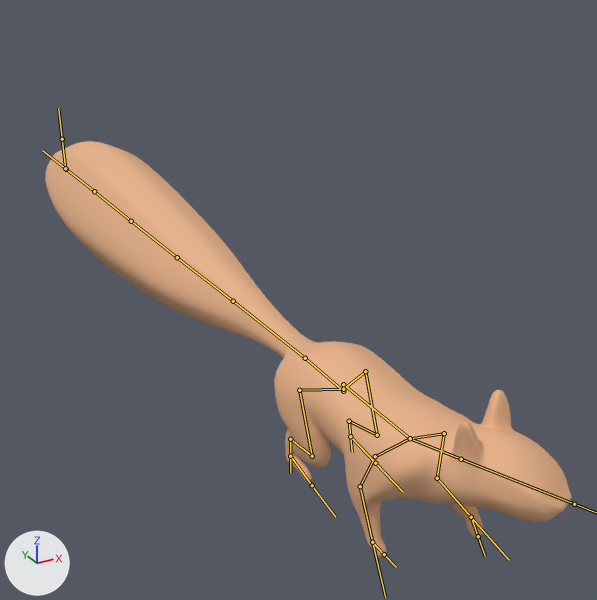
An edit to the FBX model Assets/Models/Squirrel.fbx, drawn before and after from the same camera.
Both versions are drawn from a camera (50 mm lens) standing at (-0.73, -1.15, 0.81) and looking at (0.22, 0.57, -0.04). Arrows for +X, +Y and +Z are at lower left; the lights stay in place. Both versions are drawn at frame 10 of the action 'Armature|Look'; the numbers are the values there. The bones that bend it are drawn over the model as lines.

The first picture shows 'Squirrel'.
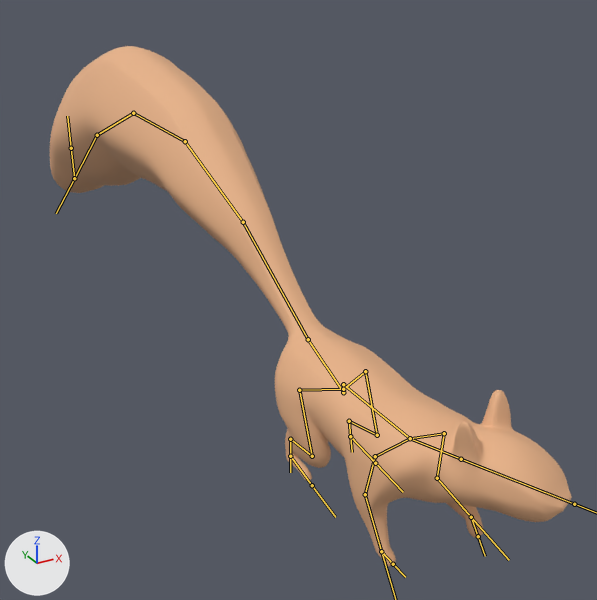
Where the change shows, as pixel boxes (x1, y1, x2, y2) in the pictures (597 x 600 px):
'Squirrel', posed (25% taller)
    before: (45, 141, 572, 557)
    after: (50, 46, 572, 566)
bone 'Arm_R_1', root to tip
    before: (375, 456) to (360, 486)
    after: (375, 456) to (365, 494)
bone 'Body 2', root to tip
    before: (343, 391) to (305, 358)
    after: (343, 392) to (308, 339)
bone 'Tail_1', root to tip
    before: (305, 358) to (233, 301)
    after: (308, 339) to (243, 222)
bone 'Tail_2', root to tip
    before: (233, 301) to (177, 257)
    after: (243, 222) to (185, 141)
bone 'Tail_3', root to tip
    before: (177, 257) to (131, 221)
    after: (185, 141) to (133, 113)
bone 'Tail_4', root to tip
    before: (131, 221) to (94, 191)
    after: (133, 113) to (97, 135)
bone 'Tail_5', root to tip
    before: (94, 191) to (66, 169)
    after: (97, 135) to (74, 178)
bone 'Bone_IK_front_R', root to tip
    before: (372, 542) to (372, 542)
    after: (381, 551) to (381, 551)

The change in detail:
Bone 'Arm_R_1' (bone_arm_r_1) turns from (-9, 0, 0) to (1, 0, 0) degrees about its own x, y and z.
Bone 'Body 2' (bone_body_2) moves from (0.0, 0.0, 0.1) to (0.0, 0.0, 0.0).
Bone 'Body 2' (bone_body_2) turns from (-2, 0, 0) to (17, 0, -1) degrees about its own x, y and z.
Bone 'Tail_1' (bone_tail_1) turns from (0, 0, 0) to (9, 0, -1) degrees about its own x, y and z.
Bone 'Tail_2' (bone_tail_2) turns from (1, 0, 0) to (-7, 0, 0) degrees about its own x, y and z.
Bone 'Tail_3' (bone_tail_3) turns from (0, 0, 0) to (-17, 0, 1) degrees about its own x, y and z.
Bone 'Tail_4' (bone_tail_4) turns from (0, 0, 0) to (-20, 0, 1) degrees about its own x, y and z.
Bone 'Tail_5' (bone_tail_5) turns from (1, 0, 0) to (-14, 0, 1) degrees about its own x, y and z.
Bone 'Bone_IK_front_R' (bone_bone_ik_front_r) moves from (0.0, -0.2, 1.1) to (0.0, -1.2, 1.0).
